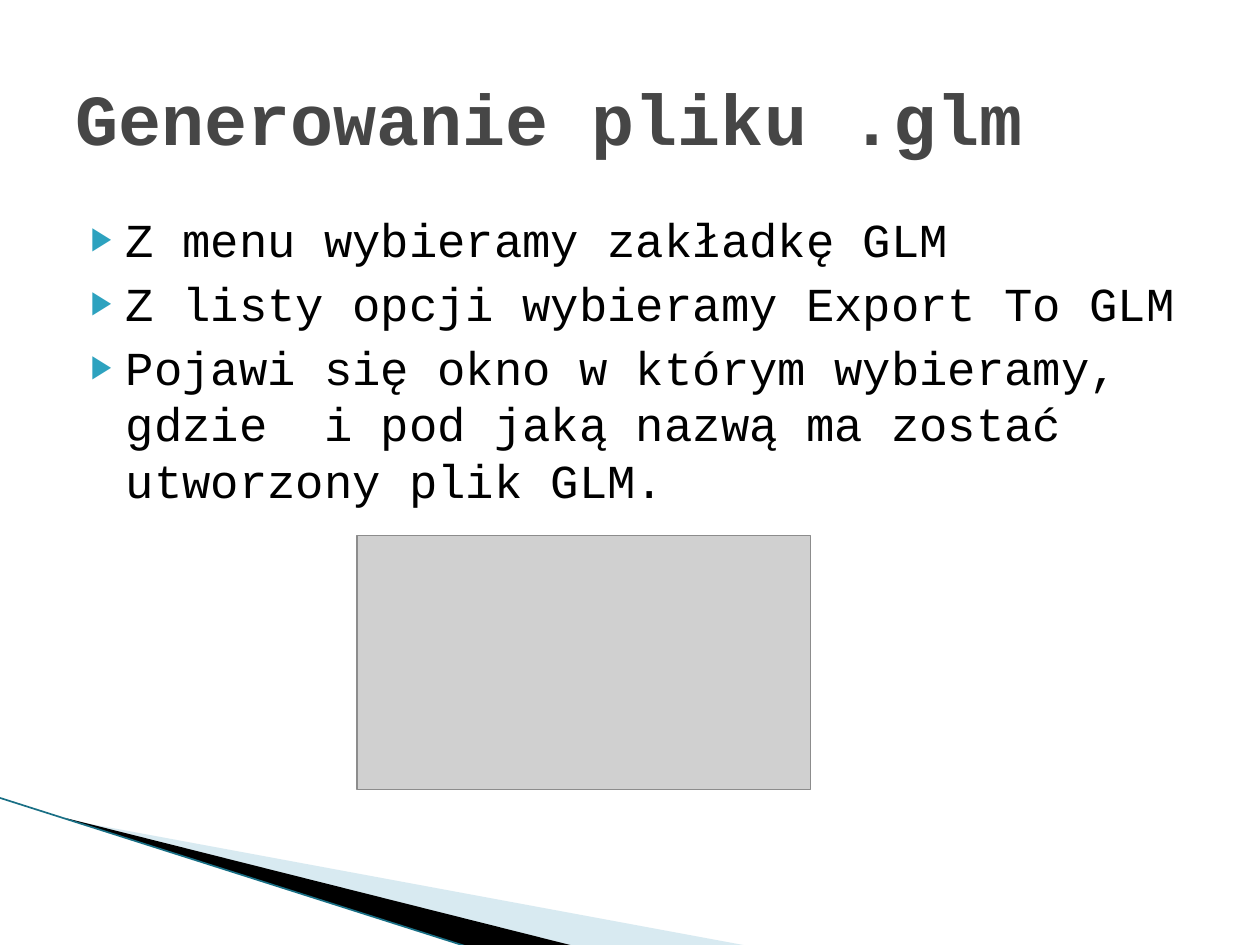
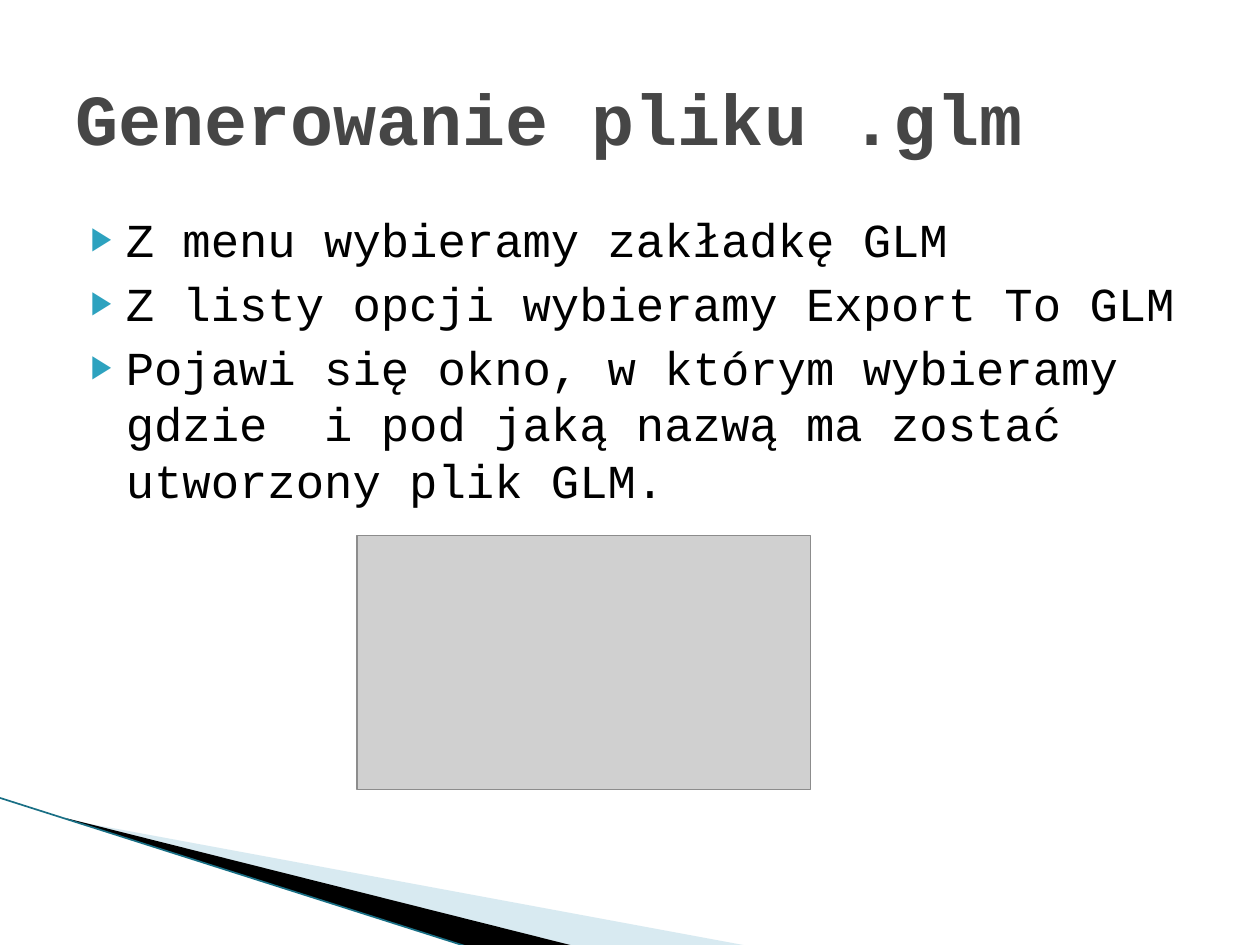
Before and after one commit to Dylek/SP_gridlab-D_GUI, a slide deck: slide 9 of prototyp 2.pptx. Drawn at 1260x945 pixels with LibreOffice and Linux fonts; fonts in the diff are those of the drawing; grey boxes stand for pictures; background and template pictures are left out. Boxes give left, top, right and bottom in pixels: in the first picture for what was removed or moved away, otherwise in the second. Text is boxed around its words. In the diff, an @@ line names an element or a change of style, - is before the commit and + after.

```diff
--- a/prototyp 2.pptx
+++ b/prototyp 2.pptx
@@ text at (126,351,1118,508): text changed @@
-▶ Pojawi się okno w którym wybieramy, gdzie i pod jaką nazwą ma zostać utworzony plik GLM.
+▶ Pojawi się okno, w którym wybieramy gdzie i pod jaką nazwą ma zostać utworzony plik GLM.
```
Also in this commit, not shown: 4 other slides changed, 1 slide removed.
